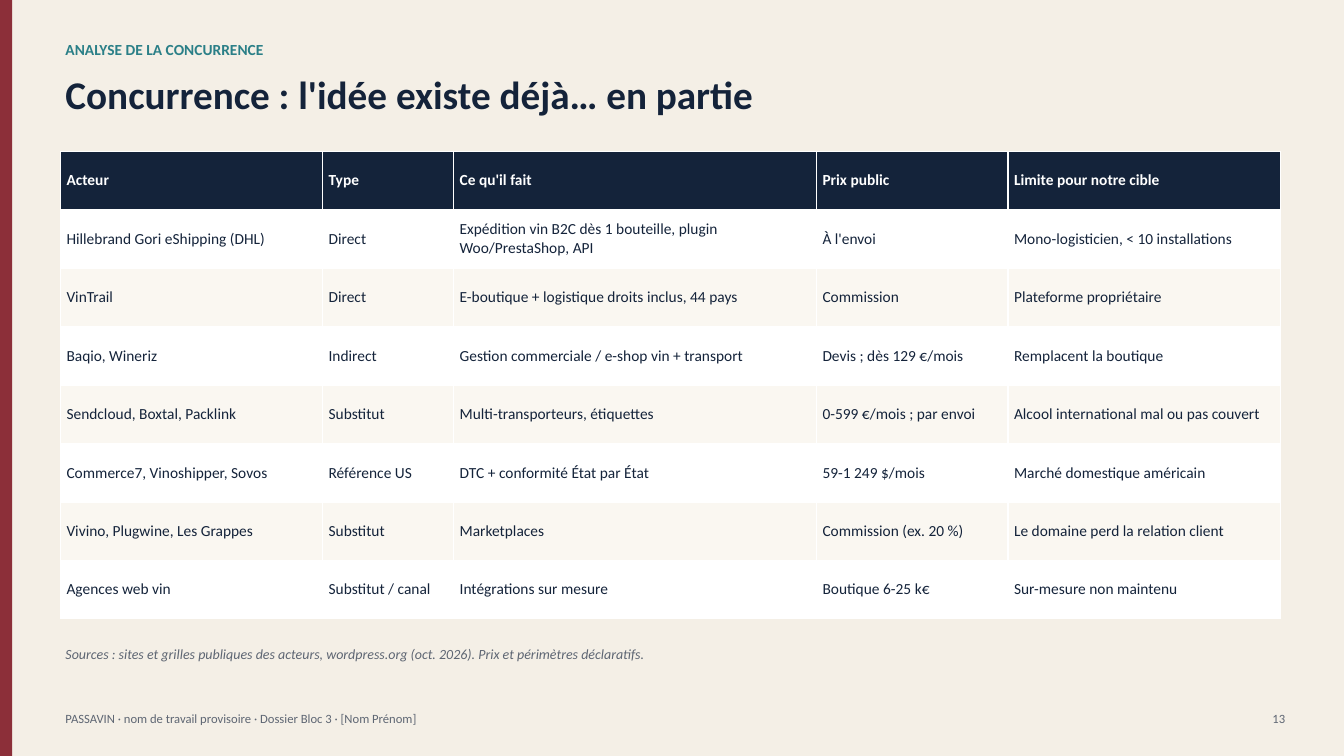
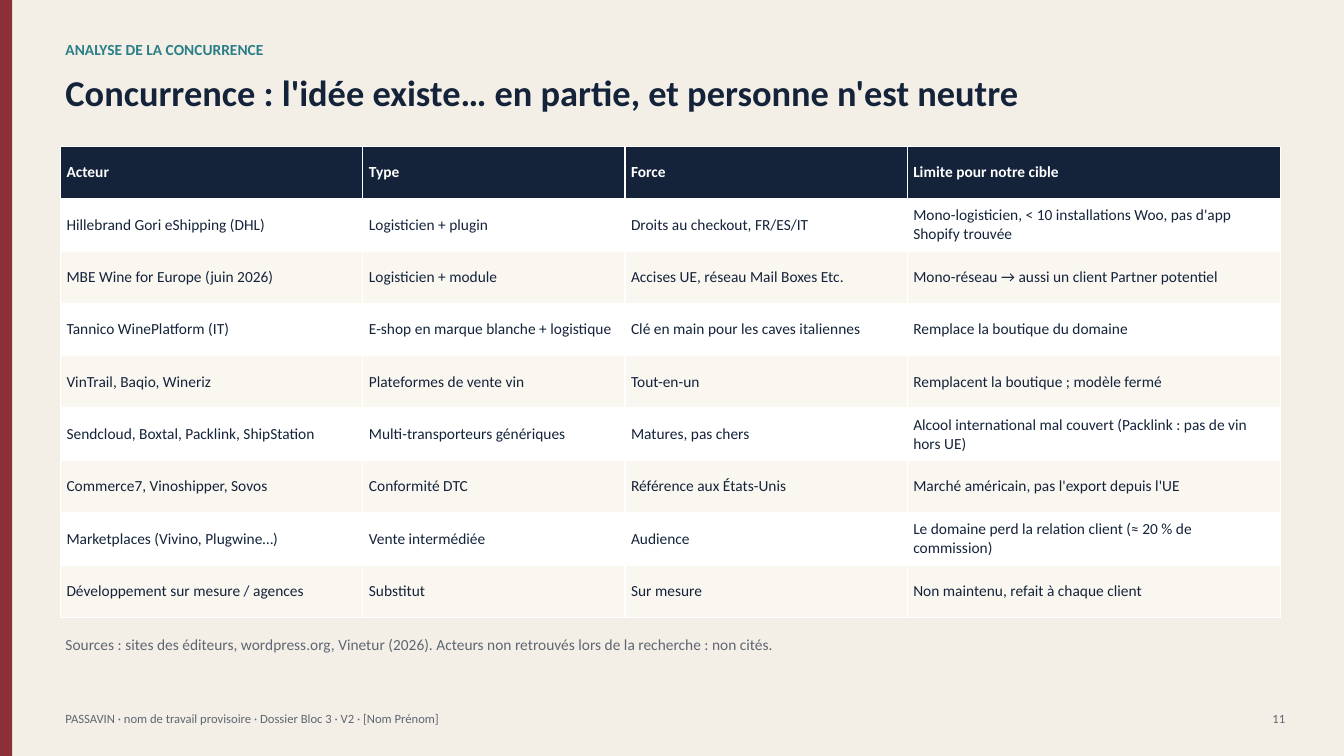
Before and after one commit to planetauragbf-ai/Emma, a slide deck: slide 11 of winetech/livrables/Passavin_Dossier_Investisseur.pptx (slide 13 before the commit). Drawn at 1344x756 pixels with LibreOffice and Linux fonts; fonts in the diff are those of the drawing. Boxes give left, top, right and bottom in pixels: in the first picture for what was removed or moved away, otherwise in the second. Text is boxed around its words. In the diff, an @@ line names an element or a change of style, - is before the commit and + after.

```diff
--- a/winetech/livrables/Passavin_Dossier_Investisseur.pptx
+++ b/winetech/livrables/Passavin_Dossier_Investisseur.pptx
@@ text at box(65, 80, 1018, 112): text changed; size 28 to 26 pt @@
-Concurrence : l'idée existe déjà… en partie
+Concurrence : l'idée existe… en partie, et personne n'est neutre
@@ table at box(60, 146, 1280, 618) @@
-Acteur | Type | Ce qu'il fait | Prix public | Limite pour notre cible
-Hillebrand Gori eShipping (DHL) | Direct | Expédition vin B2C dès 1 bouteille, plugin Woo/PrestaShop, API | À l'envoi | Mono-logisticien, < 10 installations
-VinTrail | Direct | E-boutique + logistique droits inclus, 44 pays | Commission | Plateforme propriétaire
-Baqio, Wineriz | Indirect | Gestion commerciale / e-shop vin + transport | Devis ; dès 129 €/mois | Remplacent la boutique
-Sendcloud, Boxtal, Packlink | Substitut | Multi-transporteurs, étiquettes | 0-599 €/mois ; par envoi | Alcool international mal ou pas couvert
-Commerce7, Vinoshipper, Sovos | Référence US | DTC + conformité État par État | 59-1 249 $/mois | Marché domestique américain
-Vivino, Plugwine, Les Grappes | Substitut | Marketplaces | Commission (ex. 20 %) | Le domaine perd la relation client
-Agences web vin | Substitut / canal | Intégrations sur mesure | Boutique 6-25 k€ | Sur-mesure non maintenu
+Acteur | Type | Force | Limite pour notre cible
+Hillebrand Gori eShipping (DHL) | Logisticien + plugin | Droits au checkout, FR/ES/IT | Mono-logisticien, < 10 installations Woo, pas d'app Shopify trouvée
+MBE Wine for Europe (juin 2026) | Logisticien + module | Accises UE, réseau Mail Boxes Etc. | Mono-réseau → aussi un client Partner potentiel
+Tannico WinePlatform (IT) | E-shop en marque blanche + logistique | Clé en main pour les caves italiennes | Remplace la boutique du domaine
+VinTrail, Baqio, Wineriz | Plateformes de vente vin | Tout-en-un | Remplacent la boutique ; modèle fermé
+Sendcloud, Boxtal, Packlink, ShipStation | Multi-transporteurs génériques | Matures, pas chers | Alcool international mal couvert (Packlink : pas de vin hors UE)
+Commerce7, Vinoshipper, Sovos | Conformité DTC | Référence aux États-Unis | Marché américain, pas l'export depuis l'UE
+Marketplaces (Vivino, Plugwine…) | Vente intermédiée | Audience | Le domaine perd la relation client (≈ 20 % de commission)
+Développement sur mesure / agences | Substitut | Sur mesure | Non maintenu, refait à chaque client
@@ table: place and size @@
-table at box(60, 151, 1280, 619)
+table at box(60, 146, 1280, 618)
@@ text at box(65, 639, 773, 653): text changed; size 10 to 11 pt; italic off @@
-Sources : sites et grilles publiques des acteurs, wordpress.org (oct. 2026). Prix et périmètres déclaratifs.
+Sources : sites des éditeurs, wordpress.org, Vinetur (2026). Acteurs non retrouvés lors de la recherche : non cités.
@@ text at box(65, 714, 439, 725): text changed @@
-PASSAVIN · nom de travail provisoire · Dossier Bloc 3 · [Nom Prénom]
+PASSAVIN · nom de travail provisoire · Dossier Bloc 3 · V2 · [Nom Prénom]
@@ text at box(1272, 715, 1285, 723): text changed @@
-13
+11
```
Also in this commit, not shown: 6 other slides changed, 23 slides added, 23 slides removed, 27 other files.
